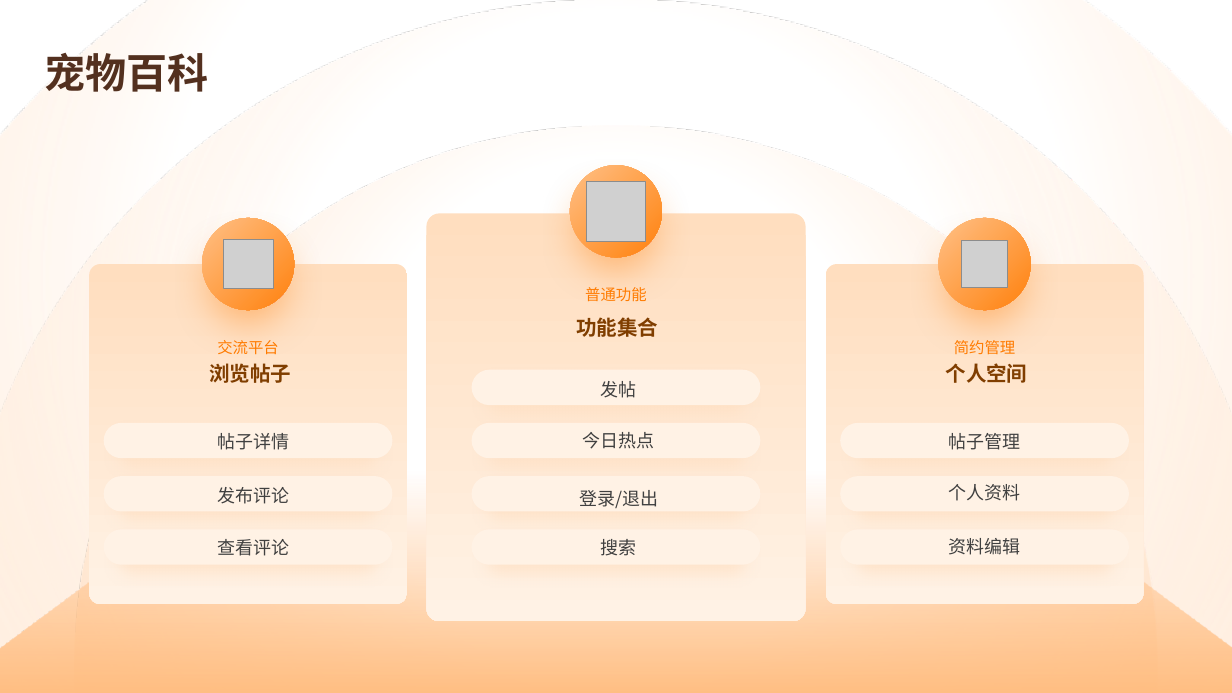
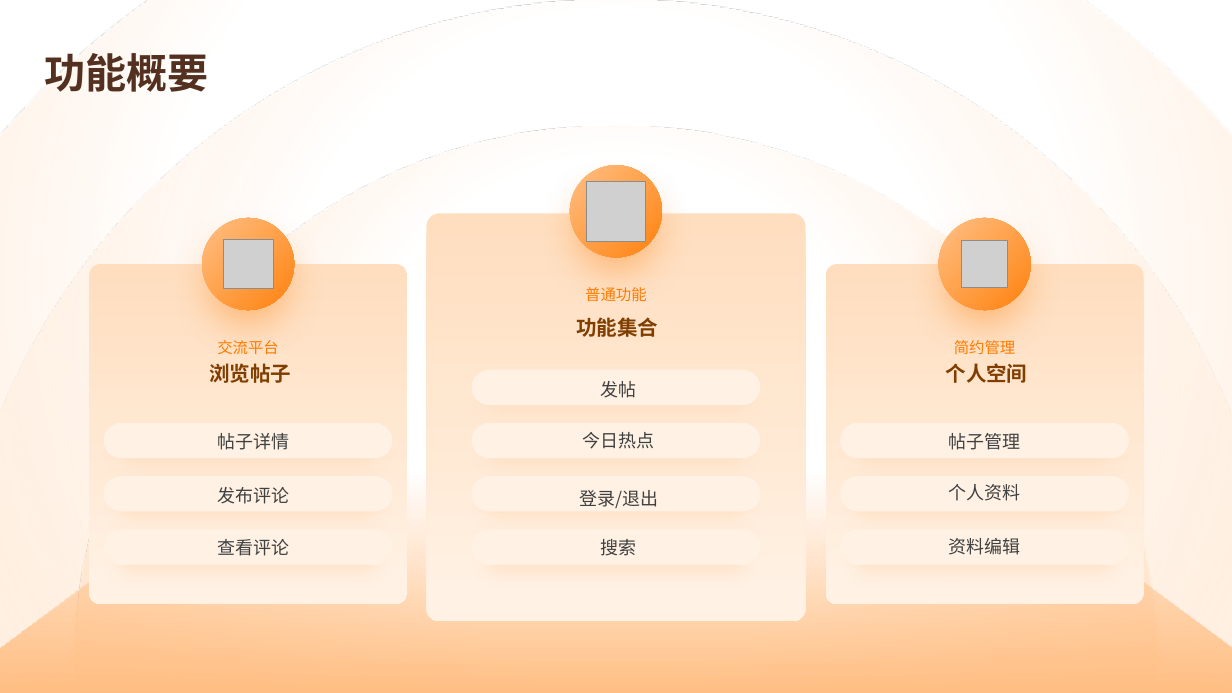
Before and after one commit to BloodGirl2022/pets_prototype_PPT, a slide deck: slide 5 of 20240406团队作业2/宠物交流网站.pptx. Drawn at 1232x693 pixels with LibreOffice and Linux fonts; fonts in the diff are those of the drawing; grey boxes stand for pictures. Boxes give left, top, right and bottom in pixels: in the first picture for what was removed or moved away, otherwise in the second. Text is boxed around its words. In the diff, an @@ line names an element or a change of style, - is before the commit and + after.

```diff
--- a/20240406团队作业2/宠物交流网站.pptx
+++ b/20240406团队作业2/宠物交流网站.pptx
@@ text at (44,53,208,92): text changed @@
-宠物百科
+功能概要
```
Also in this commit, not shown: 2 other slides changed, 2 slides added, 1 slide removed, 15 other files.
